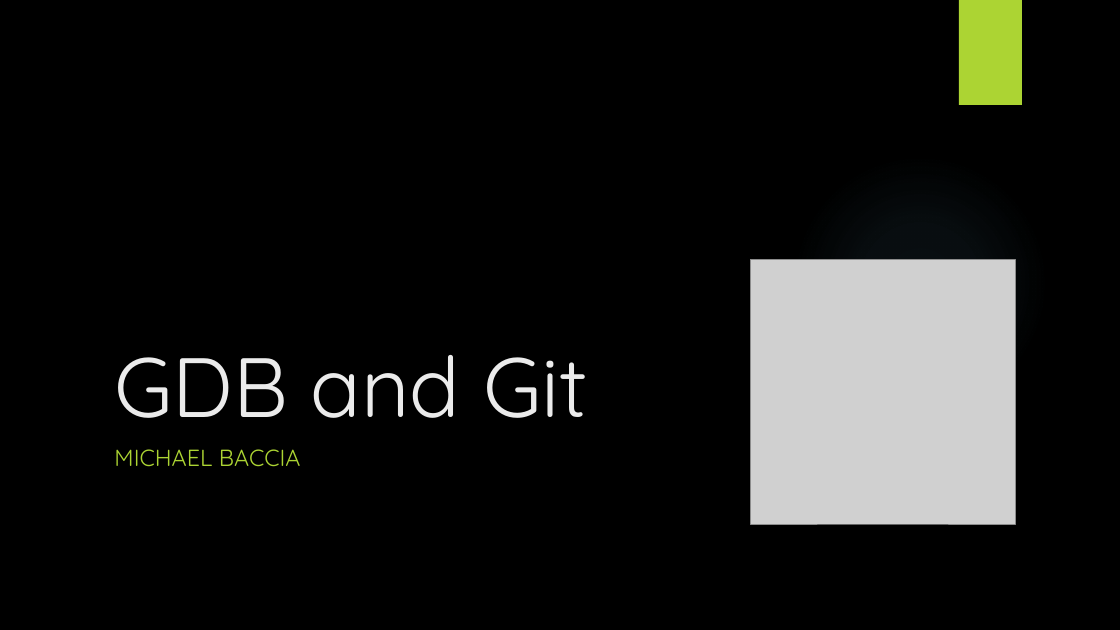
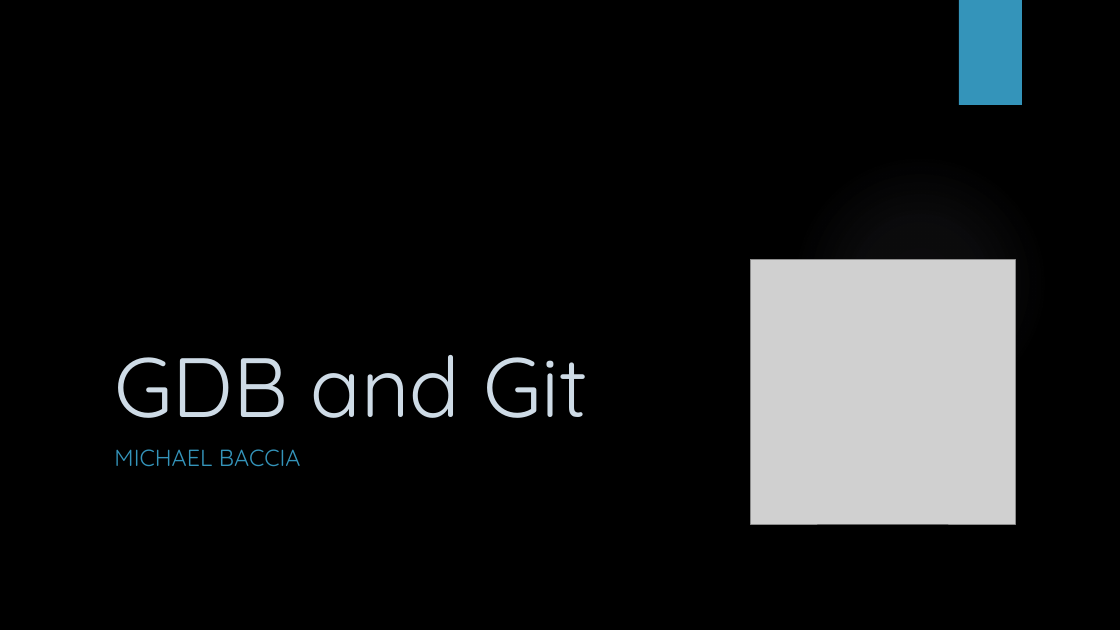
Before and after one commit to mbaccia514/LUG, a slide deck: slide 5 of GDB and Git.pptx (slide 1 before the commit). Drawn at 1120x630 pixels with LibreOffice and Linux fonts; fonts in the diff are those of the drawing; grey boxes stand for pictures; background and template pictures are left out. Boxes give left, top, right and bottom in pixels: in the first picture for what was removed or moved away, otherwise in the second. Text is boxed around its words. In the diff, an @@ line names an element or a change of style, - is before the commit and + after.

```diff
--- a/GDB and Git.pptx
+++ b/GDB and Git.pptx
@@ rectangle at bbox=[959, 0, 1022, 105]: fill #ACD433 to #3494BA @@
@@ title "GDB and Git" at bbox=[114, 355, 588, 418]: text colour #EBEBEB to #CEDBE6 @@
@@ subtitle "MICHAEL BACCIA" at bbox=[114, 449, 301, 466]: text colour #ACD433 to #3494BA @@
```
Also in this commit, not shown: 14 other slides changed, 17 slides added, 2 other files.
